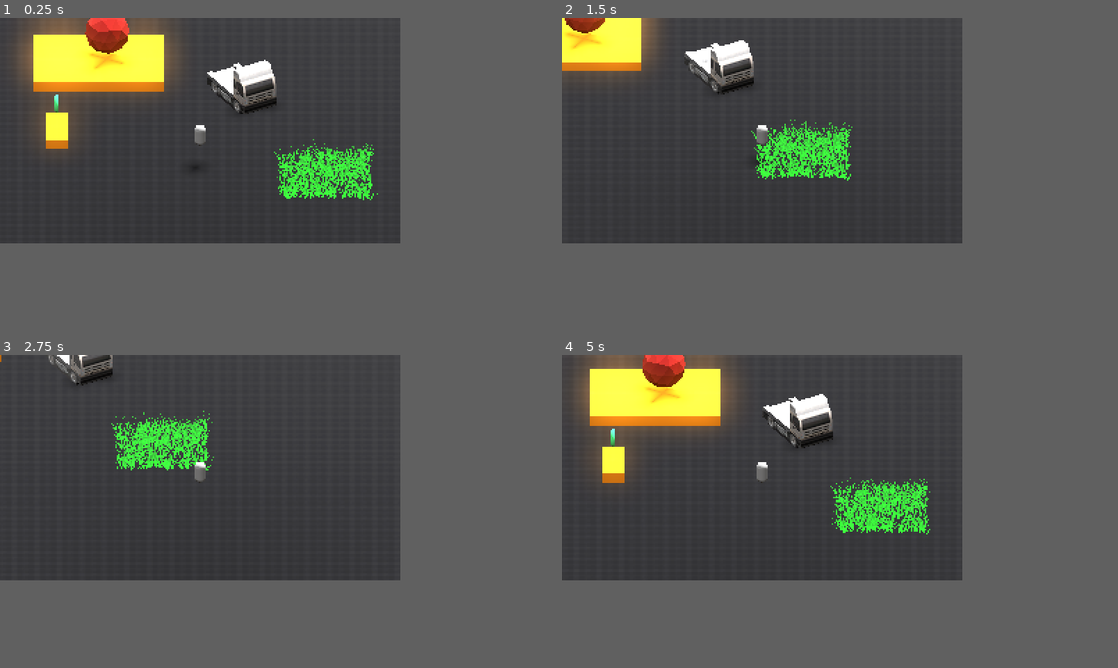
Above: before the commit, frames 1-4 (two rows, left to right).
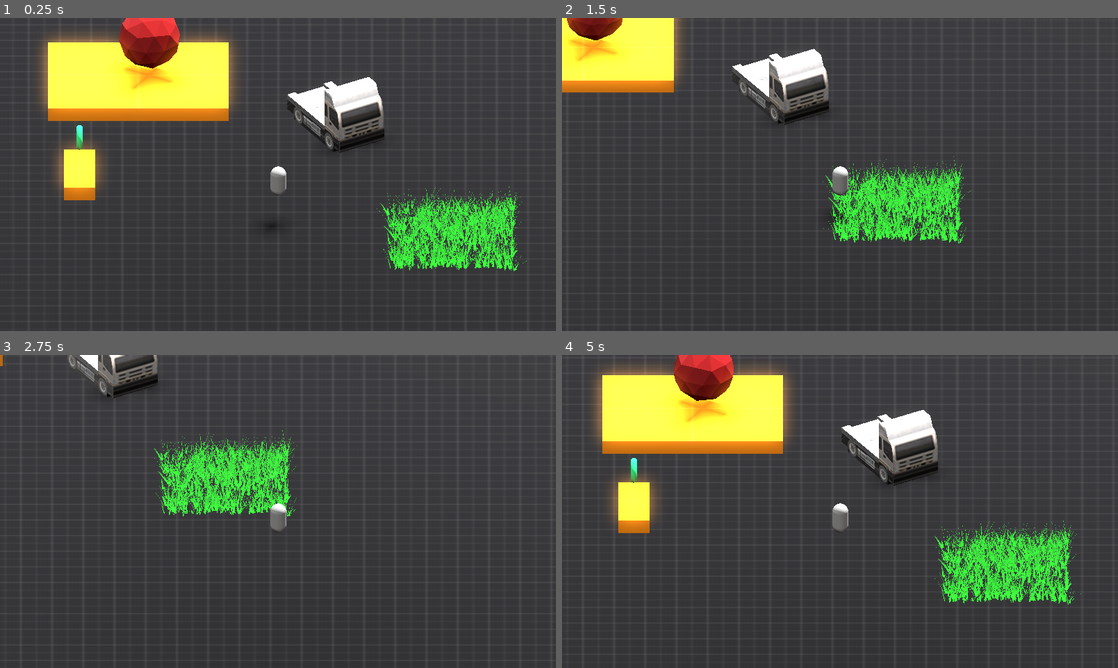
Above: after the commit, the same moments.

Repository: darkludens/isometric-movement
Game: Godot game, scene res://levels/test.tscn
Same seed, same stepped clock (60 frames per second), same inputs: the game is played once before the commit and once after it.
Inputs:
- Up to frame 1 (0.25 s): no input
- Up to frame 2 (1.5 s): tap Enter (ui_accept) at 0.5, 0.77 s; hold D (right) 0.53-1.28 s; hold S (down) from 1.28 s (still down)
- Up to frame 3 (2.75 s): tap Enter (ui_accept) at 1.52 s; release S (down) at 2.03 s; hold D (right) from 2.03 s (still down)
- Up to frame 4 (5 s): release D (right) at 2.78 s; hold W (up) 2.78-3.53 s; tap Enter (ui_accept) at 3.02, 3.77, 4.52 s; hold A (left) from 3.53 s (still down)
The window is 576x324 before the commit and 800x450 after it. Grey fills any space a smaller window leaves; there, only what the larger window draws over its background counts as a difference.

The runs differ from the first frame. In frame 1, 21% of the frame differs, in the area x 2-98%, y 0-98%; in frame 2, 13%; in frame 3, 6.8%; in frame 4, 21%.

Commit message:
feat: removing unused camera & resize window values

Diff:
--- a/project.godot
+++ b/project.godot
@@ -17,8 +17,6 @@
 
 [display]
 
-window/size/viewport_width=288
-window/size/viewport_height=162
 window/size/window_width_override=960
 window/size/window_height_override=540
 window/stretch/mode="viewport"
--- a/prototypes/camera-pixel-art/camera.gd
+++ /dev/null
@@ -1,17 +0,0 @@
-@tool
-extends Camera3D
-
-# res
-# 240 by 135
-
-@export var post_processing := true:
-	set(p):
-		if p:
-			$Postprocess.show()
-			post_processing = p
-			var a = Vector3(-1, 1, 0).normalized()
-			var b = Vector3(1, 0, 0).normalized()
-			print("dot: ", a.dot(b))
-		else:
-			$Postprocess.hide()
-			post_processing = p
--- a/prototypes/camera-pixel-art/camera.tscn
+++ /dev/null
@@ -1,29 +0,0 @@
-[gd_scene load_steps=5 format=3 uid="uid://cuh1yaoty6gvf"]
-
-[ext_resource type="Script" path="res://prototypes/camera-pixel-art/camera.gd" id="1_rd5nv"]
-[ext_resource type="Shader" path="res://assets/shaders/pixelart_stylizer.gdshader" id="2_t571y"]
-
-[sub_resource type="PlaneMesh" id="PlaneMesh_57txa"]
-size = Vector2(10, 10)
-
-[sub_resource type="ShaderMaterial" id="ShaderMaterial_5pnbt"]
-render_priority = 0
-shader = ExtResource("2_t571y")
-shader_parameter/shadows_enabled = true
-shader_parameter/highlights_enabled = true
-shader_parameter/shadow_strength = 0.4
-shader_parameter/highlight_strength = 0.1
-shader_parameter/highlight_color = Color(1, 1, 1, 1)
-shader_parameter/shadow_color = Color(0, 0, 0, 1)
-
-[node name="Camera" type="Camera3D"]
-projection = 1
-current = true
-size = 4.68493
-near = 0.001
-script = ExtResource("1_rd5nv")
-
-[node name="Postprocess" type="MeshInstance3D" parent="."]
-transform = Transform3D(1, 0, 0, 0, -4.37114e-08, -1, 0, 1, -4.37114e-08, 0, 0, -0.873369)
-mesh = SubResource("PlaneMesh_57txa")
-surface_material_override/0 = SubResource("ShaderMaterial_5pnbt")
